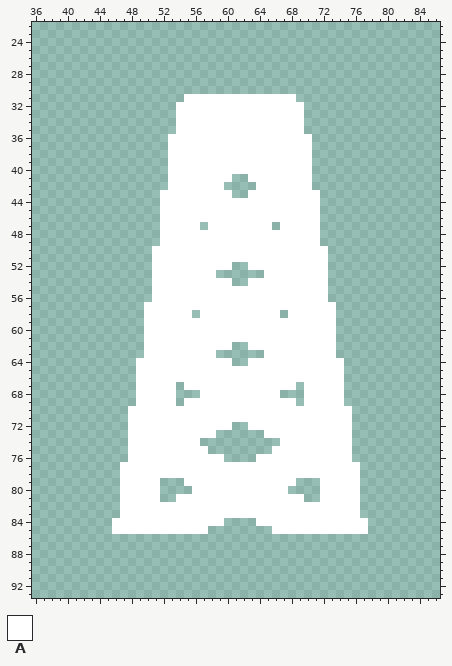
File history of a pixel-art file, sprites/pedal_fixture.aseprite. Above, as it was before the edit.
124x124 pixels, 1 frame. Shown: x 36..86, y 22..93.
Palette (. is transparent): A #ffffff
Pixels before (only the part around the change), first column x 36:
22 ...................................................
23 ...................................................
24 ...................................................
25 ...................................................
26 ...................................................
27 ...................................................
28 ...................................................
29 ...................................................
30 ...................................................
31 ...................AAAAAAAAAAAAAA..................
32 ..................AAAAAAAAAAAAAAAA.................
33 ..................AAAAAAAAAAAAAAAA.................
34 ..................AAAAAAAAAAAAAAAA.................
35 ..................AAAAAAAAAAAAAAAA.................
36 .................AAAAAAAAAAAAAAAAAA................
37 .................AAAAAAAAAAAAAAAAAA................
38 .................AAAAAAAAAAAAAAAAAA................
39 .................AAAAAAAAAAAAAAAAAA................
40 .................AAAAAAAAAAAAAAAAAA................
41 .................AAAAAAAA..AAAAAAAA................
42 .................AAAAAAA....AAAAAAA................
43 ................AAAAAAAAA..AAAAAAAAA...............
44 ................AAAAAAAAAAAAAAAAAAAA...............
45 ................AAAAAAAAAAAAAAAAAAAA...............
46 ................AAAAAAAAAAAAAAAAAAAA...............
47 ................AAAAA.AAAAAAAA.AAAAA...............
48 ................AAAAAAAAAAAAAAAAAAAA...............
49 ................AAAAAAAAAAAAAAAAAAAA...............
50 ...............AAAAAAAAAAAAAAAAAAAAAA..............
51 ...............AAAAAAAAAAAAAAAAAAAAAA..............
52 ...............AAAAAAAAAA..AAAAAAAAAA..............
53 ...............AAAAAAAA......AAAAAAAA..............
54 ...............AAAAAAAAAA..AAAAAAAAAA..............
55 ...............AAAAAAAAAAAAAAAAAAAAAA..............
56 ...............AAAAAAAAAAAAAAAAAAAAAA..............
57 ..............AAAAAAAAAAAAAAAAAAAAAAAA.............
58 ..............AAAAAA.AAAAAAAAAA.AAAAAA.............
59 ..............AAAAAAAAAAAAAAAAAAAAAAAA.............
60 ..............AAAAAAAAAAAAAAAAAAAAAAAA.............
61 ..............AAAAAAAAAAAAAAAAAAAAAAAA.............
62 ..............AAAAAAAAAAA..AAAAAAAAAAA.............
63 ..............AAAAAAAAA......AAAAAAAAA.............
64 .............AAAAAAAAAAAA..AAAAAAAAAAAA............
65 .............AAAAAAAAAAAAAAAAAAAAAAAAAA............
66 .............AAAAAAAAAAAAAAAAAAAAAAAAAA............
67 .............AAAAA.AAAAAAAAAAAAAA.AAAAA............
68 .............AAAAA...AAAAAAAAAA...AAAAA............
69 .............AAAAA.AAAAAAAAAAAAAA.AAAAA............
70 ............AAAAAAAAAAAAAAAAAAAAAAAAAAAA...........
71 ............AAAAAAAAAAAAAAAAAAAAAAAAAAAA...........
72 ............AAAAAAAAAAAAA..AAAAAAAAAAAAA...........
73 ............AAAAAAAAAAA......AAAAAAAAAAA...........
74 ............AAAAAAAAA..........AAAAAAAAA...........
75 ............AAAAAAAAAA........AAAAAAAAAA...........
76 ............AAAAAAAAAAAA....AAAAAAAAAAAA...........
77 ...........AAAAAAAAAAAAAAAAAAAAAAAAAAAAAA..........
78 ...........AAAAAAAAAAAAAAAAAAAAAAAAAAAAAA..........
79 ...........AAAAA...AAAAAAAAAAAAAA...AAAAA..........
80 ...........AAAAA....AAAAAAAAAAAA....AAAAA..........
81 ...........AAAAA..AAAAAAAAAAAAAAAA..AAAAA..........
82 ...........AAAAAAAAAAAAAAAAAAAAAAAAAAAAAA..........
83 ...........AAAAAAAAAAAAAAAAAAAAAAAAAAAAAA..........
84 ..........AAAAAAAAAAAAAA....AAAAAAAAAAAAAA.........
85 ..........AAAAAAAAAAAA........AAAAAAAAAAAA.........
86 ...................................................
87 ...................................................
88 ...................................................
89 ...................................................
90 ...................................................
91 ...................................................
92 ...................................................
After the commit:
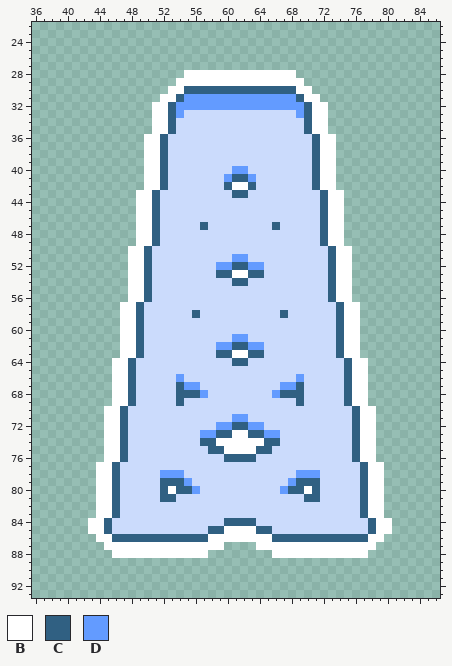
Colours new in this view: B #ffffff  C #306082  D #639bff
Change:
colour A: #ffffff -> #cbdbfc
Changed rows in their new state; - is a pixel that keeps its letter.
first column x 43:
28 ------------BBBBBBBBBBBBBB------------
29 -----------BBBBBBBBBBBBBBBB-----------
30 ----------BBCCCCCCCCCCCCCCBB----------
31 ---------BBCDDDDDDDDDDDDDDCBB---------
32 --------BBCDDDDDDDDDDDDDDDDCBB--------
33 --------BBCD--------------DCBB--------
34 --------BBC----------------CBB--------
35 --------BBC----------------CBB--------
36 -------BBC------------------CBB-------
37 -------BBC------------------CBB-------
38 -------BBC------------------CBB-------
39 -------BBC------------------CBB-------
40 -------BBC--------DD--------CBB-------
41 -------BBC-------DCCD-------CBB-------
42 -------BBC-------CBBC-------CBB-------
43 ------BBC---------CC---------CBB------
44 ------BBC--------------------CBB------
45 ------BBC--------------------CBB------
46 ------BBC--------------------CBB------
47 ------BBC-----C--------C-----CBB------
48 ------BBC--------------------CBB------
49 ------BBC--------------------CBB------
50 -----BBC----------------------CBB-----
51 -----BBC----------DD----------CBB-----
52 -----BBC--------DDCCDD--------CBB-----
53 -----BBC--------CCBBCC--------CBB-----
54 -----BBC----------CC----------CBB-----
55 -----BBC----------------------CBB-----
56 -----BBC----------------------CBB-----
57 ----BBC------------------------CBB----
58 ----BBC------C----------C------CBB----
59 ----BBC------------------------CBB----
60 ----BBC------------------------CBB----
61 ----BBC-----------DD-----------CBB----
62 ----BBC---------DDCCDD---------CBB----
63 ----BBC---------CCBBCC---------CBB----
64 ---BBC------------CC------------CBB---
65 ---BBC--------------------------CBB---
66 ---BBC-----D--------------D-----CBB---
67 ---BBC-----CDD----------DDC-----CBB---
68 ---BBC-----CCCD--------DCCC-----CBB---
69 ---BBC-----C--------------C-----CBB---
70 --BBC----------------------------CBB--
71 --BBC-------------DD-------------CBB--
72 --BBC-----------DDCCDD-----------CBB--
73 --BBC---------DDCCBBCCDD---------CBB--
74 --BBC---------CCBBBBBBCC---------CBB--
75 --BBC----------CCBBBBCC----------CBB--
76 --BBC------------CCCC------------CBB--
77 -BBC------------------------------CBB-
78 -BBC-----DDD--------------DDD-----CBB-
79 -BBC-----CCCD------------DCCC-----CBB-
80 -BBC-----CBCCD----------DCCBC-----CBB-
81 -BBC-----CC----------------CC-----CBB-
82 -BBC------------------------------CBB-
83 -BBC------------------------------CBB-
84 BBC--------------CCCC--------------CBB
85 BBC------------CCBBBBCC------------CBB
86 -BBCCCCCCCCCCCCBBBBBBBBCCCCCCCCCCCCBB-
87 --BBBBBBBBBBBBBBB----BBBBBBBBBBBBBBB--
88 ---BBBBBBBBBBBB--------BBBBBBBBBBBB---
